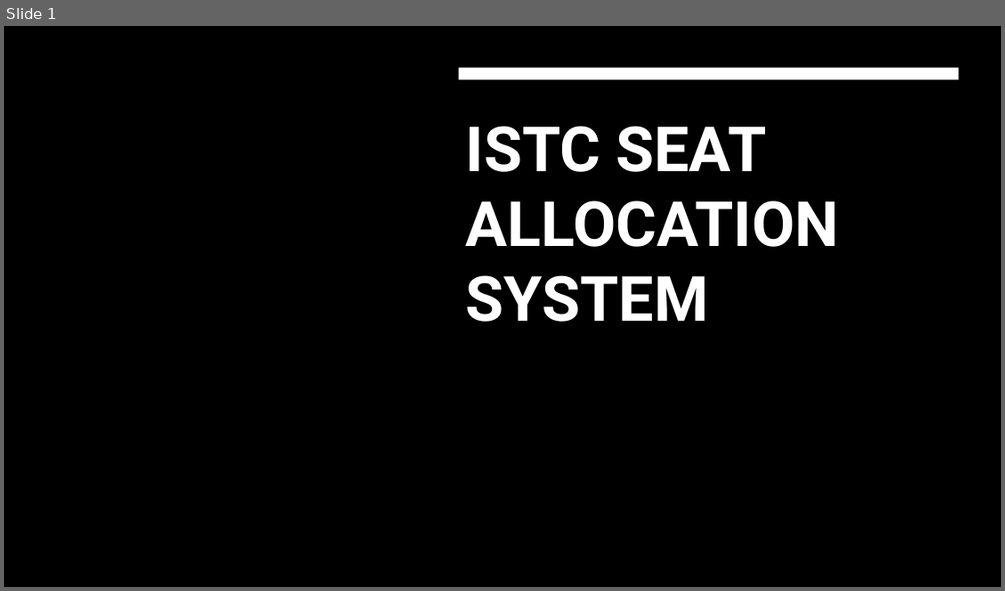
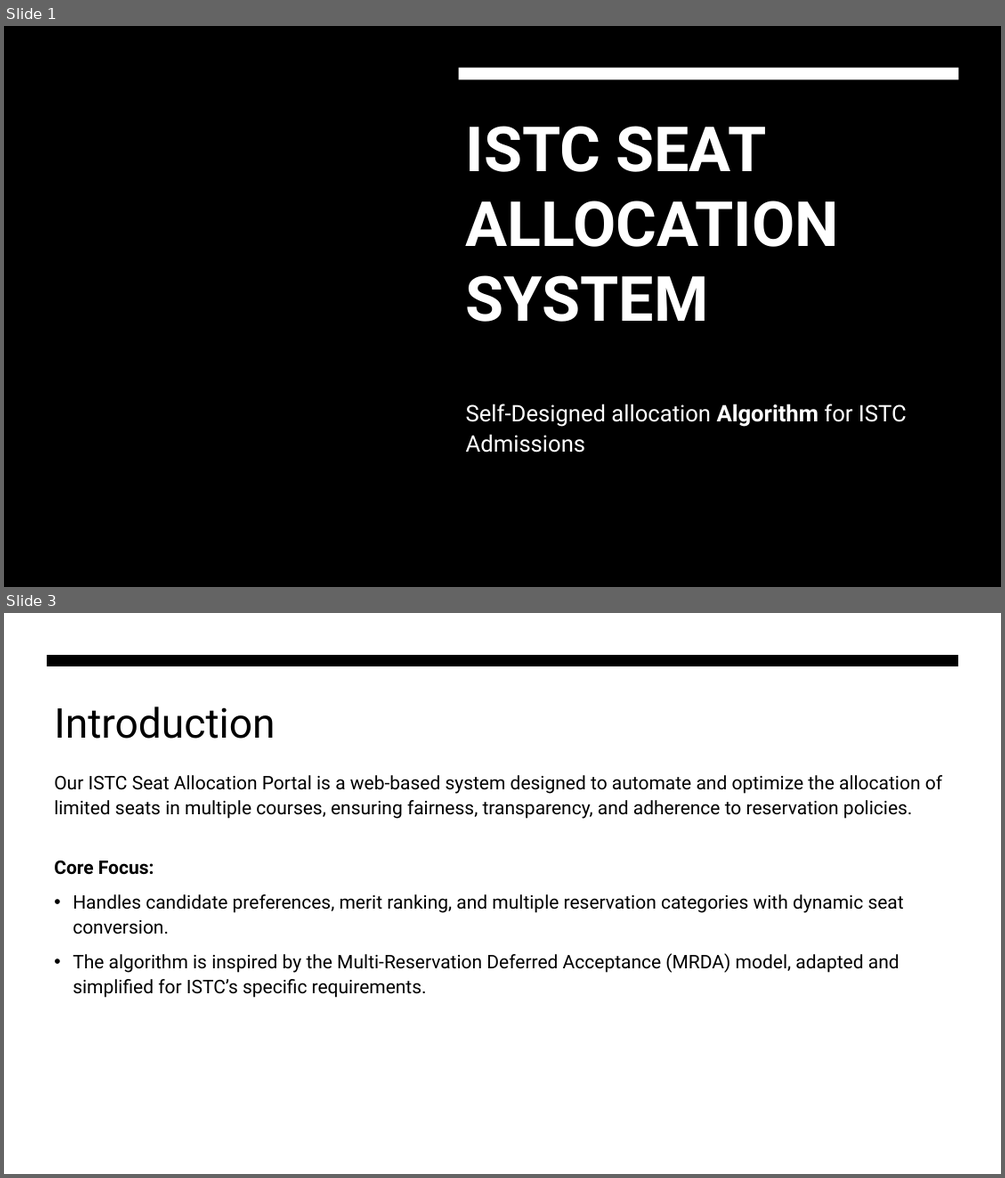
Before and after one commit to jainishjain11/istc-seat-allocation, a slide deck: public/ISTC_PPT.pptx. Shown one above the other, each under a label of ours: slide 1 before the commit, slides 1 and 3 after it; the slides between them are not shown. The pictures are 1005x591 and 1005x1178 pixels, drawn with LibreOffice and Linux fonts; fonts in the diff are those of the drawing; background and template pictures are left out. Boxes give left, top, right and bottom in pixels: in the first picture for what was removed or moved away, otherwise in the second. Text is boxed around its words. In the diff, an @@ line names an element or a change of style, - is before the commit and + after.

```diff
--- a/public/ISTC_PPT.pptx
+++ b/public/ISTC_PPT.pptx
@@ slide 3 added at (x1=4, y1=613, x2=1001, y2=1174), background #FFFFFF @@
@@ freeform shape added at (x1=47, y1=655, x2=959, y2=666), fill #000000 @@
@@ title added at (x1=54, y1=706, x2=275, y2=738), 39.6 pt, text #000000 @@
+Introduction
@@ text added at (x1=54, y1=775, x2=942, y2=997), 18 pt, text #000000 @@
+Our ISTC Seat Allocation Portal is a web-based system designed to automate and optimize the allocation of limited seats in multiple courses, ensuring fairness, transparency, and adherence to reservation policies.
+Core Focus:
+• Handles candidate preferences, merit ranking, and multiple reservation categories with dynamic seat conversion.
+• The algorithm is inspired by the Multi-Reservation Deferred Acceptance (MRDA) model, adapted and simplified for ISTC’s specific requirements.
@@ slide 1 changed as well @@
@@ subtitle added at (x1=466, y1=403, x2=906, y2=452), 22 pt, text #FFFFFF @@
+Self-Designed allocation Algorithm for ISTC Admissions
```
Also in this commit, not shown: 6 other slides added, 5 slides removed.
